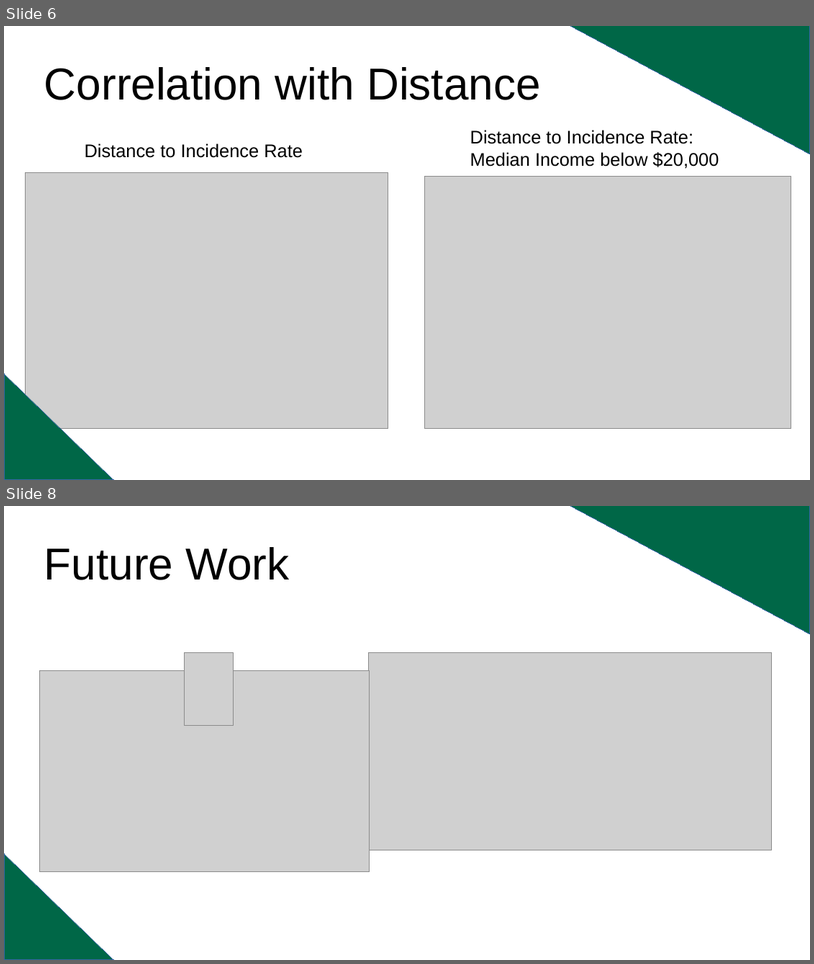
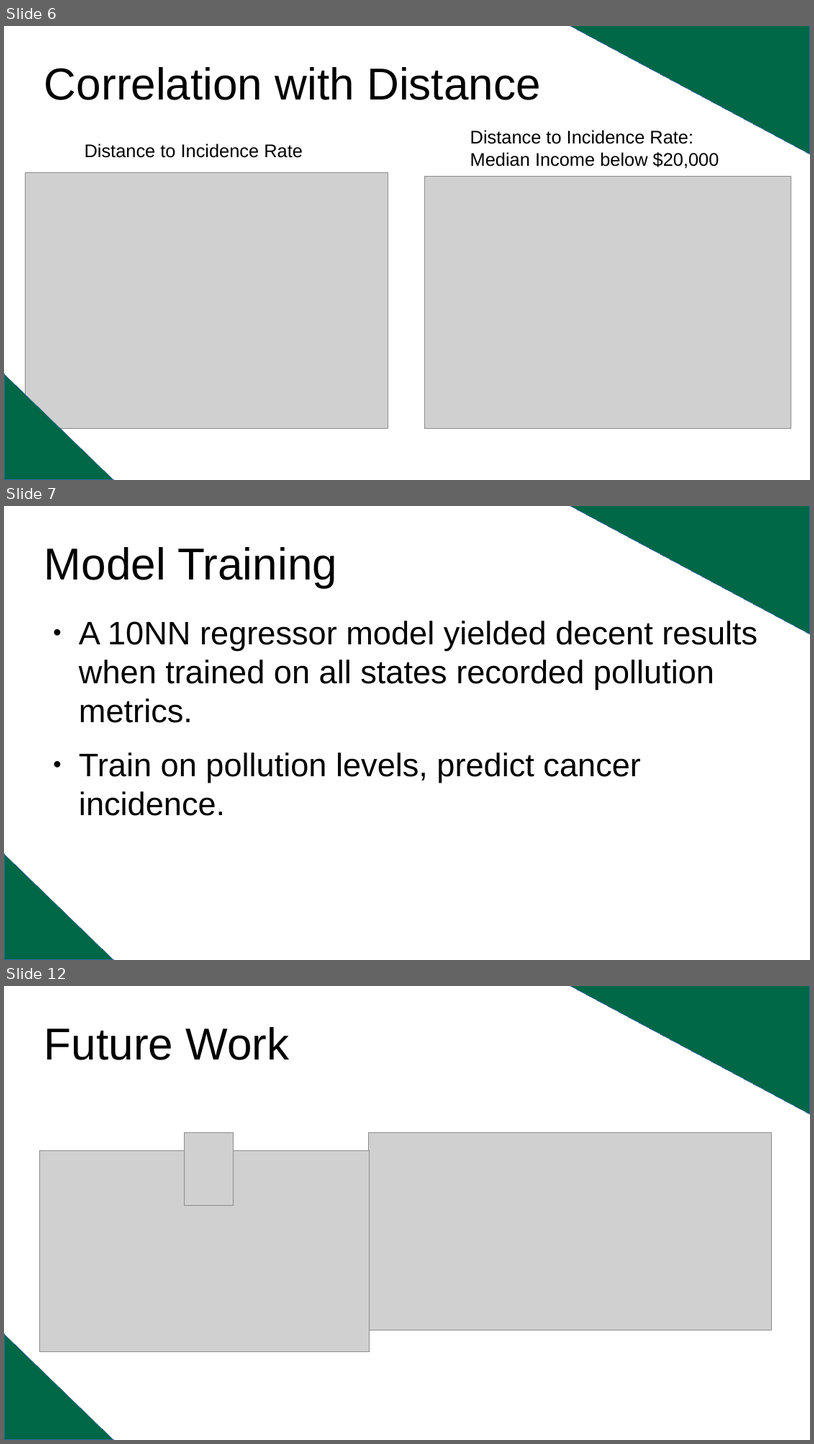
Before and after one commit to arturoAltamirano/arturoAltamirano, a slide deck: finalPresentation_arturoAltamirano.odp. Shown one above the other, each under a label of ours: slides 6 and 8 before the commit, slides 6, 7 and 12 after it; the slides between them are not shown. The pictures are 814x964 and 814x1444 pixels, drawn with LibreOffice and Linux fonts; fonts in the diff are those of the drawing; grey boxes stand for pictures. Boxes give left, top, right and bottom in pixels: in the first picture for what was removed or moved away, otherwise in the second. Text is boxed around its words. In the diff, an @@ line names an element or a change of style, - is before the commit and + after.

Commit message:
more states and update slides

```diff
--- a/finalPresentation_arturoAltamirano.odp
+++ b/finalPresentation_arturoAltamirano.odp
@@ slide 7 added at box(4, 506, 810, 960), background #FFFFFF @@
@@ right triangle added at box(571, 506, 810, 634), fill #006747, outline #3465A4 0 pt @@
@@ title added at box(44, 547, 337, 587), 44 pt, text #000000 @@
+Model Training
@@ text added at box(79, 620, 758, 816), 32 pt, text #000000 @@
+● A 10NN regressor model yielded decent results when trained on all states recorded pollution metrics.
+● Train on pollution levels, predict cancer incidence.
@@ right triangle added at box(4, 854, 113, 960), fill #006747, outline #3465A4 0 pt @@
@@ what was slide 8 is now slide 12 @@
```
Also in this commit, not shown: 4 other slides added, 1 slide removed, 2 other files.
